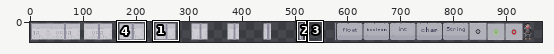
Sprite sheet: core/assets/spritesheet/tryandcatchpack.png. The first picture is a wide view before the edit; the outline marks the close-up.
Close-up. Before the commit:
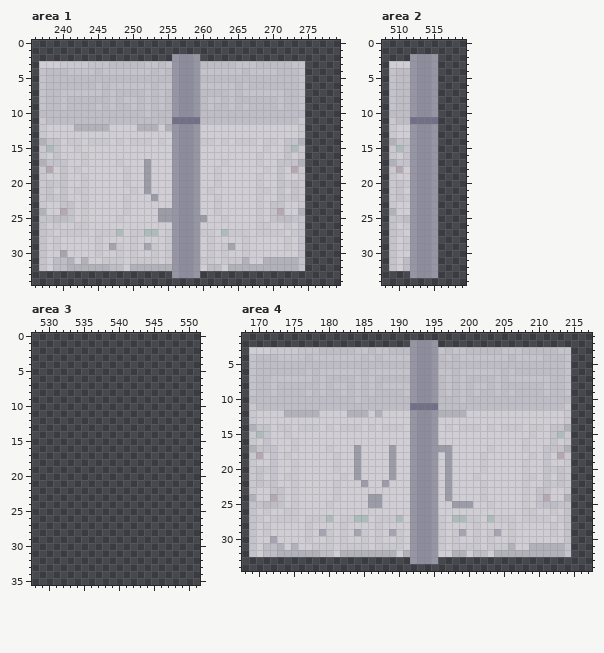
The file is 1024x64 pixels. Colours within 5 levels of each other are drawn and written as one. Shown: area 1: x 236..279, y 0..34; area 2: x 508..519, y 0..34; area 3: x 528..551, y 0..35; area 4: x 168..217, y 1..34. The wide view leaves out empty margins. The commit also changed other parts of the picture, which this record leaves out.
Now the later version:
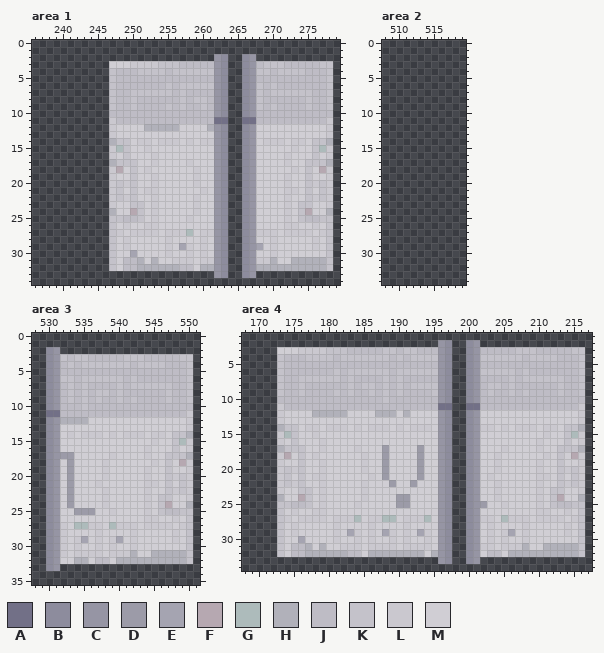
Palette (. is transparent): A #727087  B #8d8c9d  C #9695a4  D #9c9ba8  E #a5a4b1  F #b6a8b1  G #adbbbb  H #b1b1ba  J #bebcc5  K #c4c2ca  L #cac8cf  M #d0ced4
Diff:
Changed rows in their new state; - is an unchanged pixel.
Area 1:
first column x 237:
 2 -------------------....--CB--BC-----------
 3 ..........MMMLLLLK-KJJJ--CB..BC-KKK-JJJJKK
 4 ..........-JJJ--K--KKKK--CB..BC--JKKK-JJJK
 5 ..........K--------JJJJ--CB..BC------JJJJK
 6 ..........-JJJJJ-J-JKKK--CB..BCK-K---JJJJK
 7 ..........---KK-K-KJKJJ--CB..BC-J--KK-KJJK
 8 ..........--J--J-J-JKJKKJCB..BCK--J--JKJJK
 9 ..........-----J-JKJKJJKJCB..BCK-KJ--JKJJK
10 ..........-----J---JJJJ--CB..BC-------JJJJ
11 ..........L--------JJJJ--AA..AA------JJJJL
12 ..........L---M--H-HMMM-HCB..BC------MMMML
13 ..........L--------MMMM--CB..BC------MMMML
14 ..........HKKM----LLMLM--CB..BC---LMLLMKKH
15 ..........LGK--L---MMMM--CB..BC-M--MLMMKGL
16 ..........L-K---L--MMMM--CB..BCM---L-MMKML
17 ..........HKKK-ML--MMLM--CB..BCM--MLMMKKKH
18 ..........LFMK-L---MMML--CB..BC-M-M-LMKMFL
19 ..........L-MK-ML--MMML--CB..BCM--ML-MKMML
20 ..........LK-K-ML--MMML--CB..BCM--M-MMKLKL
21 ..........LK-K-LL--MMMMLMCB..BCMM-MLLMKMKL
22 ..........LK-K--L--MMML--CB..BCM--M-MMKLKL
23 ..........L-MKK-L--MMML--CB..BCM-MML-KKMML
24 ..........H-MFK-LMMMMML--CB..BCM-MML-KFMMH
25 ..........KKJJK-LMMMMLMM-CB..BCM-MMLM-JJKK
26 ..........K-L--LL--MMMM--CB..BCMM---LMMLMK
27 ..........KL---LL--LLGM--CB..BC---ML-LLMLK
28 ..........K-LM-----MMMMLMCB..BC--L-M-MMLMK
29 ..........KMLM-MM--MELMLMCB..BCE-L-M-MMLMK
30 ..........KM-E--M--MMLMLMCB..BC--L---MMMMK
31 ..........KMJJHMH-MLLLM--CB..BCLL-MM-HHHHK
32 ..........KMJJ-----HJJMHHCB..BC------HHHHK
33 -------------------....--CB--BC-----------
Area 2:
first column x 509:
 2 ---....
 3 .......
 4 .......
 5 .......
 6 .......
 7 .......
 8 .......
 9 .......
10 .......
11 .......
12 .......
13 .......
14 .......
15 .......
16 .......
17 .......
18 .......
19 .......
20 .......
21 .......
22 .......
23 .......
24 .......
25 .......
26 .......
27 .......
28 .......
29 .......
30 .......
31 .......
32 .......
33 ---....
Area 3:
first column x 530:
 2 BC-------------------
 3 BCKJKKJJJJJKKKJJJJJKK
 4 BCJKJKKKKKKKJKKKKJJJK
 5 BCJJJJJJJJJJJJJJJJJJK
 6 BCKKJKKKKKKJKJJJJJJJK
 7 BCJKJKJJJJKJKKKKKKJJK
 8 BCJKJKJKKJKJJJJJJKJJK
 9 BCJKJKJKJJKJKJJJJKJJK
10 BCJJJKJJJJJJJJJJJJJJJ
11 AAJJJJJJJJJJJJJJJJJJL
12 BCHHHHMMMMMMMMMMMMMML
13 BCMMMMMMMMMMMMMMMMMML
14 BCMLMLLLMLMLLLMLLMKKH
15 BCMMMMMMMMMMMMMLMMKGL
16 BCMMMMMMMMMMMMLMMMKML
17 BCDDMMMMMLMMMMLMMKKKH
18 BCMDMMMMLMMMMMMLMKMFL
19 BCMDMMMMLMMMMMLMMKMML
20 BCMDMMMMLMMMMMLMMKLKL
21 BCMDMMMLMMMMMMLLMKMKL
22 BCMDMMMMLMMMMMLMMKLKL
23 BCMDMMMMLMMMMMLMKKMML
24 BCMDMMMMLMMMMMLMKFMMH
25 BCMMDDDMMLMMMMLMKJJKK
26 BCMMMMMMMMMMMMLLMMLMK
27 BCLMGGLLMGLLLMLLLLMLK
28 BCLMMMMLMMMMLMMMMMLMK
29 BCLMLEMLMLEMLMMMMMLMK
30 BCLMLMMLMLMMLMMMMMMMK
31 BCLMLLLLMLLLHMMHHHHHK
32 BCMMHHMJJMHHHHHHHHHHK
33 BC-------------------
Area 4:
first column x 169:
 2 -----------------------....CB--BC---------------
 3 ....MMMLLLLKKK-JJ-J-K-KKJJJCB..BC---JJ-KK---JJKK
 4 ....-JJJK---J---K-K-J-JKKKKCB..BC----K-J--KK-JJK
 5 ....K------------------JJJJCB..BC------------JJK
 6 ....K---J-JJ-J--K---J--KKKKCB..BC---K--K-----JJK
 7 ....-JJ--K-KK-KJ-J-K-K-JJJJCB..BC--J--J----KKJJK
 8 ....K--K--J-JJKJK---J-JKKKKCB..BCJK--K----J-KJJK
 9 ....K--KJ-J-KJKJ---K-KJJJJKCB..BC-KJ---K--J-KJJK
10 ....-----------J---K---JJJJCB..BC-------------JJ
11 ....L------------------JJJJAA..AA------------JJL
12 ....LMMMM-HHHHMMM--HH-HMMMMCB..BC------------MML
13 ....L------------------MMMMCB..BC------------MML
14 ....HKKM----L-M---L-M--LLLMCB..BCL---M-L-MLLMKKH
15 ....LGK--L-------------MMMMCB..BC-------M-LMMKGL
16 ....L-K---L------------MMMMCB..BC------M-L-M-KML
17 ....HKKK--LM---L---DM--MDMMCB..BC-M-L--M-LMM-KKH
18 ....LF-K-L--M--ML--DM--MDMMCB..BCM-L----M-L-KMFL
19 ....L-MK--L-M--ML--DM--MDMMCB..BCM-L---M-LM-KMML
20 ....LK-K--L-M--ML--DM--MDMMCB..BCM-L---M-LMM--KL
21 ....LKMK-LL--M-M-L-DM--MDMMCB..BC-L----MMLL--MKL
22 ....LK-K--L-M---L--MD--DMMMCB..BCM-L---M-LMM--KL
23 ....L-MKK-L-M---L------MMMMCB..BCM-L---M-LMKKMML
24 ....H-MFK-L-M---LMM--DDMMMMCB..BCM-L---M-LMKFMMH
25 ....-KJJK-LM---L-MM--DDMMMMCB..BCDM-L--M-LMKJJKK
26 ....KM---LL------------MMMMCB..BC------MMLLM-LMK
27 ....K-ML---ML---ML-GGMLLLGMCB..BCLLMG-L-M--L-MLK
28 ....K-L-M---LM---LM---LMMMMCB..BC-L--M-L---M-LMK
29 ....K-L-M-MMLMELMLMELMLMELMCB..BC--MLE-L---M-LMK
30 ....K--EM--MLM-LMLM-LMLMMLMCB..BC---LM-L-----MMK
31 ....K-JJHMHM----ML---MLLLLMCB..BCL-M-LLHMM---HHK
32 ....KMJJ--HHH-JJM----H-HHMHCB..BCMJJM--------HHK
33 -----------------------....CB--BC---------------
